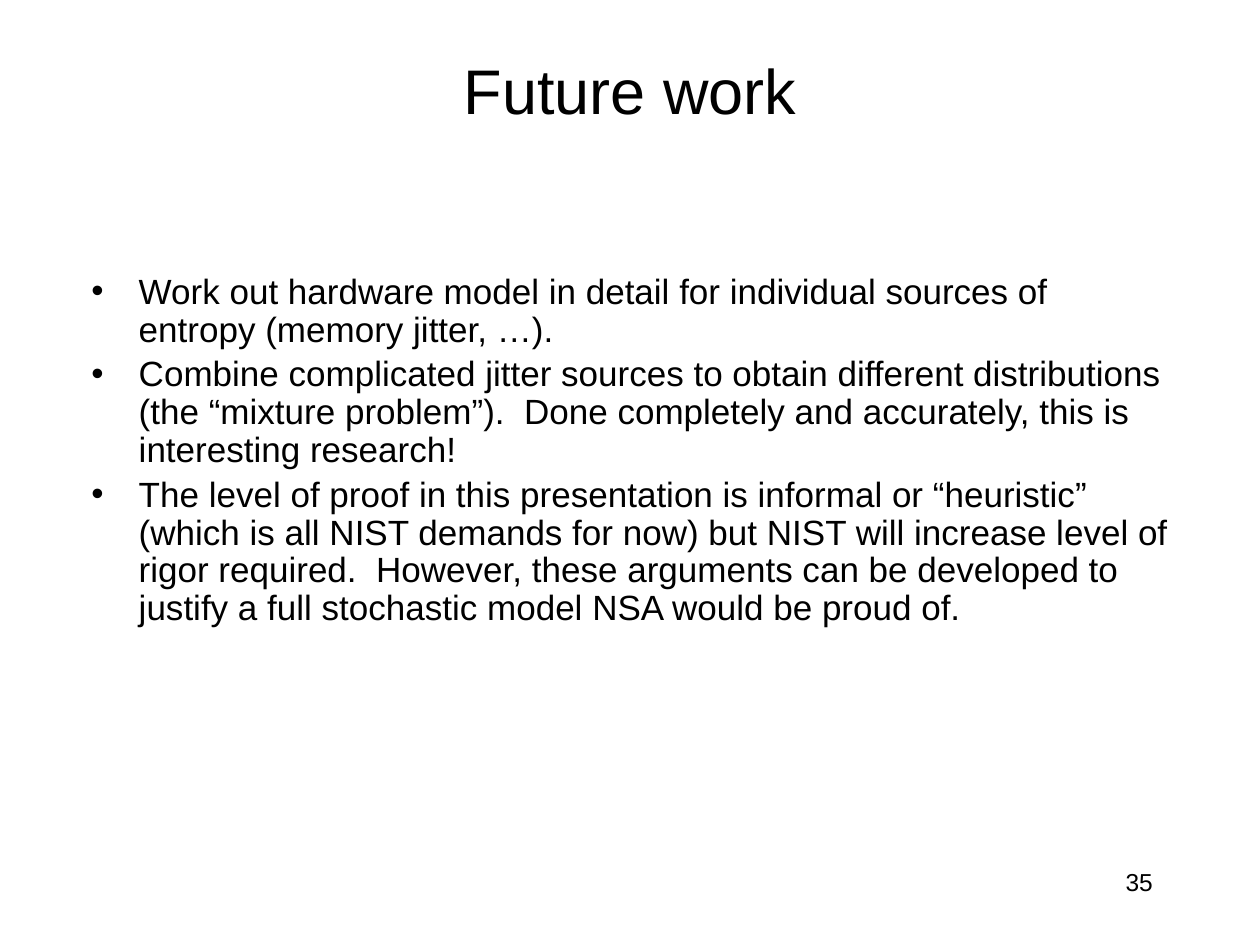
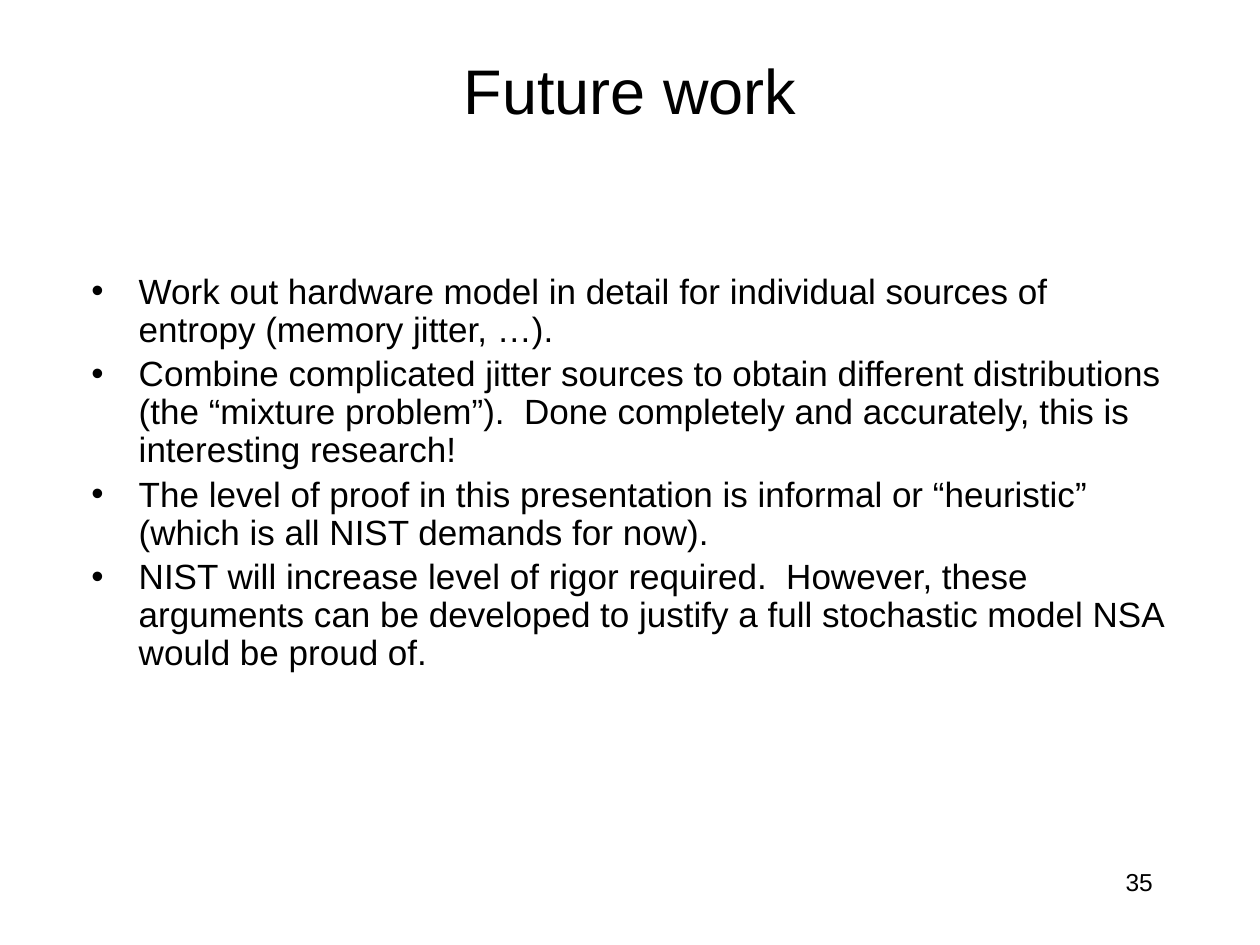
Before and after one commit to jlmucb/class_notes, a slide deck: slide 35 of BerkeleyClass/CS290Spring2013/Lectures/entropy_talk.pptx. Drawn at 1260x945 pixels with LibreOffice and Linux fonts; fonts in the diff are those of the drawing. Boxes give left, top, right and bottom in pixels: in the first picture for what was removed or moved away, otherwise in the second. Text is boxed around its words. In the diff, an @@ line names an element or a change of style, - is before the commit and + after.

```diff
--- a/BerkeleyClass/CS290Spring2013/Lectures/entropy_talk.pptx
+++ b/BerkeleyClass/CS290Spring2013/Lectures/entropy_talk.pptx
@@ text at (139,481,1165,672): text changed @@
-• The level of proof in this presentation is informal or “heuristic” (which is all NIST demands for now) but NIST will increase level of rigor required. However, these arguments can be developed to justify a full stochastic model NSA would be proud of.
+• The level of proof in this presentation is informal or “heuristic” (which is all NIST demands for now).
+• NIST will increase level of rigor required. However, these arguments can be developed to justify a full stochastic model NSA would be proud of.
```
Also in this commit, not shown: 6 other slides changed.
